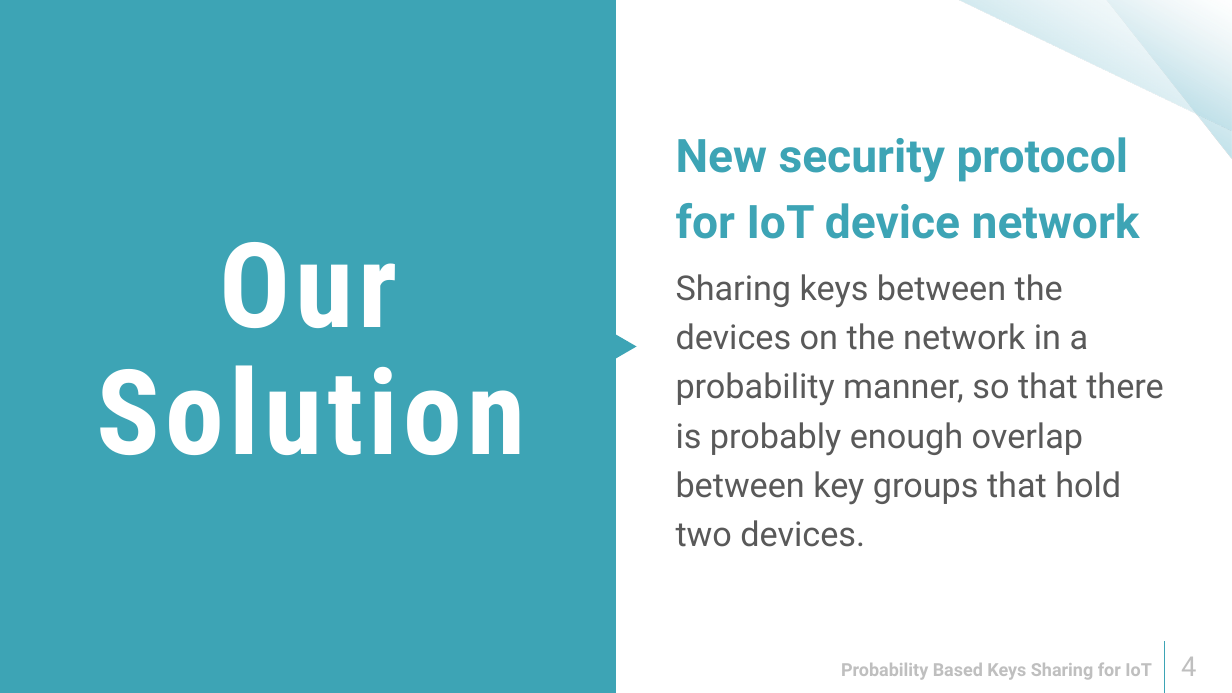
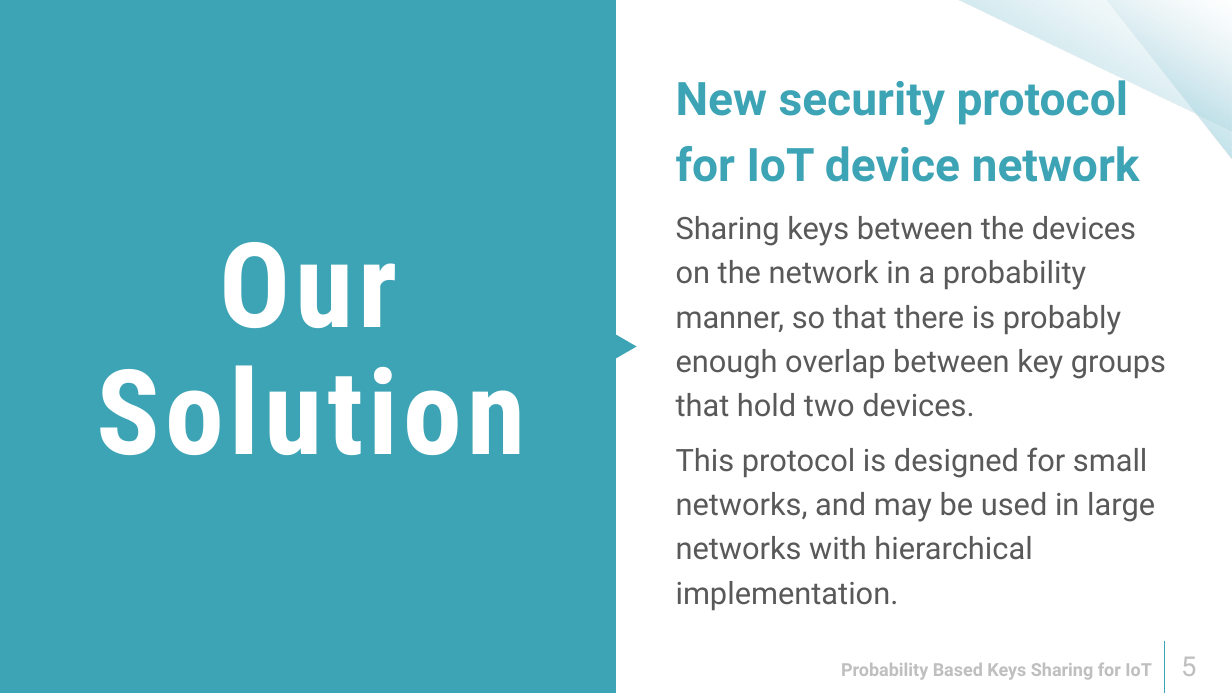
Before and after one commit to reutnagar/distributed-RSA-for-IoT, a slide deck: slide 5 of Docs/Submission/מצגת פרויקט גמר.pptx (slide 4 before the commit). Drawn at 1232x693 pixels with LibreOffice and Linux fonts; fonts in the diff are those of the drawing. Boxes give left, top, right and bottom in pixels: in the first picture for what was removed or moved away, otherwise in the second. Text is boxed around its words. In the diff, an @@ line names an element or a change of style, - is before the commit and + after.

```diff
--- a/Docs/Submission/מצגת פרויקט גמר.pptx
+++ b/Docs/Submission/מצגת פרויקט גמר.pptx
@@ text at bbox=[676, 216, 1166, 417]: size 40 to 36 pt in "Sharing keys between the devices on the ..." @@
@@ text at bbox=[676, 447, 1155, 611]: paragraph added @@
+This protocol is designed for small networks, and may be used in large networks with hierarchical implementation.
@@ text at bbox=[1181, 657, 1196, 676]: text changed @@
-4
+5
```
Also in this commit, not shown: 6 other slides changed.
